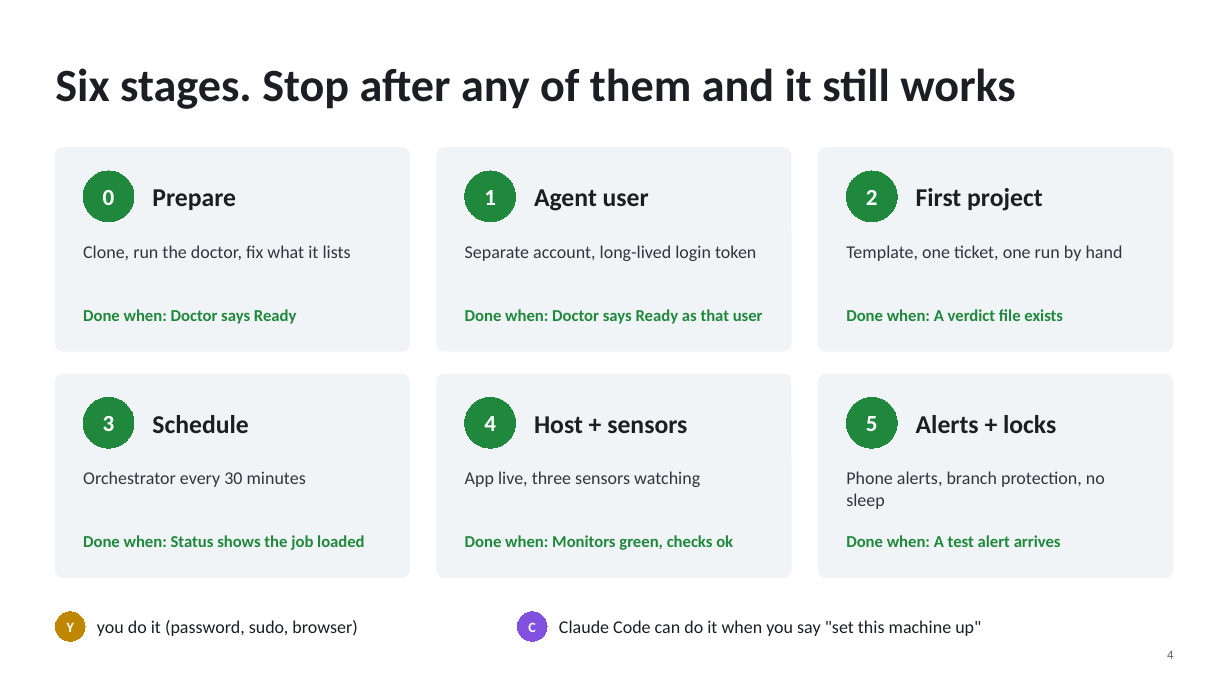
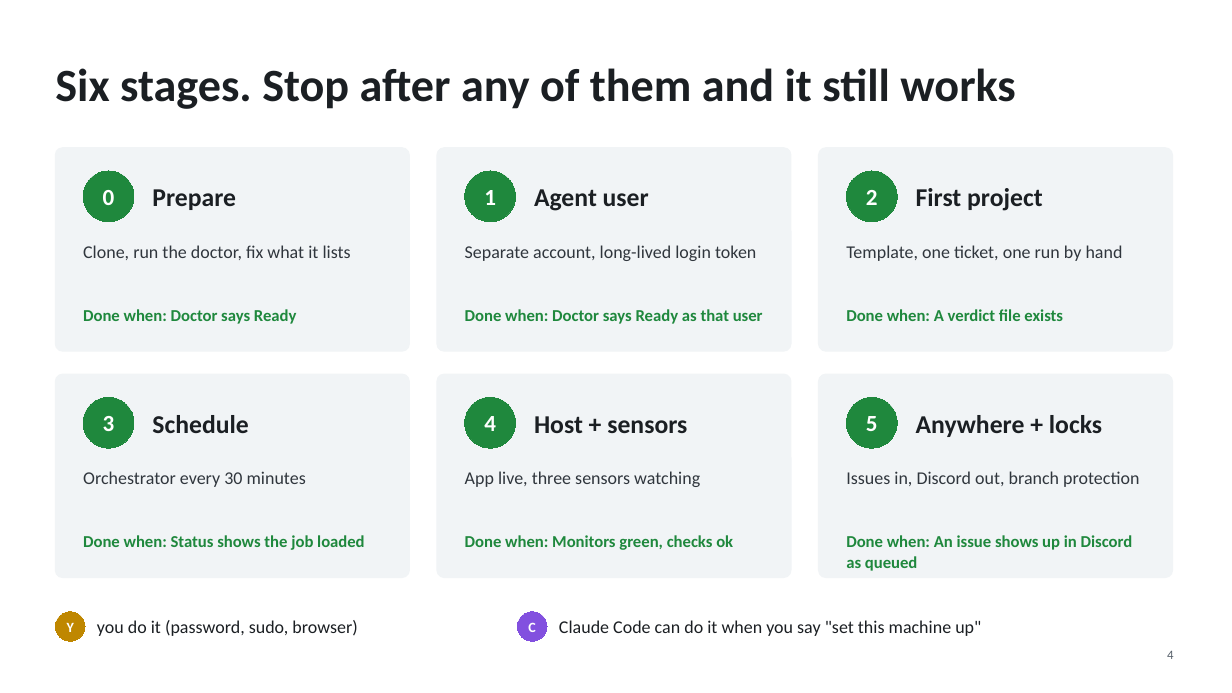
Before and after one commit to Chenophobia/Achentic, a slide deck: slide 4 of Deploy on Mac mini.pptx. Drawn at 1232x693 pixels with LibreOffice and Linux fonts; fonts in the diff are those of the drawing. Boxes give left, top, right and bottom in pixels: in the first picture for what was removed or moved away, otherwise in the second. Text is boxed around its words. In the diff, an @@ line names an element or a change of style, - is before the commit and + after.

```diff
--- a/Deploy on Mac mini.pptx
+++ b/Deploy on Mac mini.pptx
@@ text at box(916, 415, 1102, 437): text changed @@
-Alerts + locks
+Anywhere + locks
@@ text at box(846, 471, 1139, 487): text changed @@
-Phone alerts, branch protection, no sleep
+Issues in, Discord out, branch protection
@@ text at box(846, 535, 1133, 571): text changed @@
-Done when: A test alert arrives
+Done when: An issue shows up in Discord as queued
```
Also in this commit, not shown: 3 other slides changed, 29 other files.
